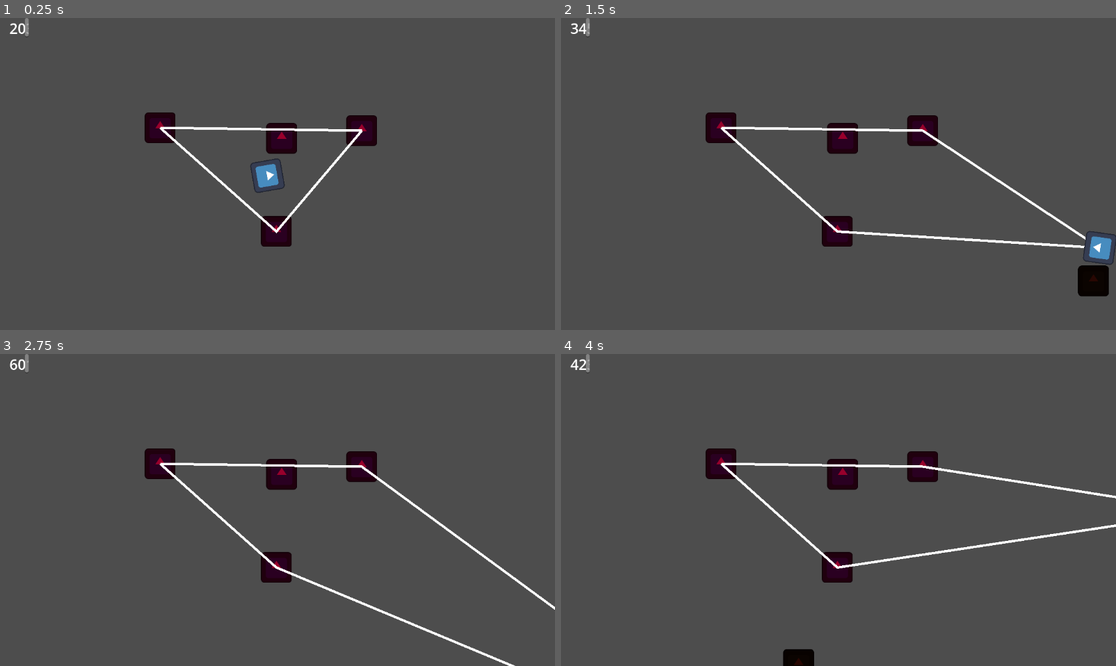
Above: before the commit, frames 1-4 (two rows, left to right).
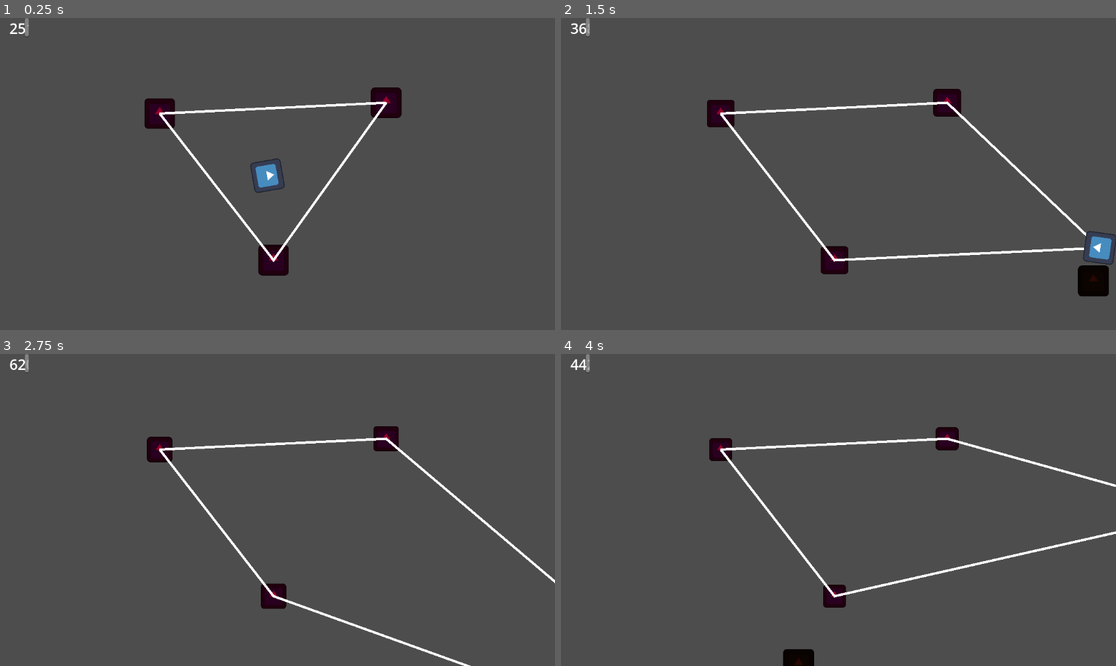
Above: after the commit, the same moments.

Repository: get-shwifty/ld54bis
Game: Godot game, scene res://logic/level/node_2d.tscn
Same seed, same stepped clock (60 frames per second), same inputs: the game is played once before the commit and once after it. The engine's default icon, where the game draws it, is replaced by a stand-in: a white triangle on a blue panel in a dark square.
Inputs (mouse positions are in pixels of both pictures, inside the frame that each line leads up to):
- Up to frame 1 (0.25 s): no input
- Up to frame 2 (1.5 s): tap Enter at 0.5 s; move the mouse to (577, 27) at 0.52 s; hold D (game_right) 0.53-1.28 s; tap Space (game_kick) at 0.6, 1.35 s; move the mouse to (727, 189) at 1.27 s; hold S (game_down) from 1.28 s (still down)
- Up to frame 3 (2.75 s): move the mouse to (333, 441) at 2.02 s; release S (game_down) at 2.03 s; hold D (game_right) from 2.03 s (still down); tap Space (game_kick) at 2.1 s
- Up to frame 4 (4 s): move the mouse to (810, 572) at 2.77 s; release D (game_right) at 2.78 s; hold W (game_up) 2.78-3.53 s; tap Space (game_kick) at 2.85, 3.6 s; move the mouse to (1005, 556) at 3.52 s; hold A (game_left) from 3.53 s (still down)

The runs differ from the first frame. In frame 1, 4.5% of the frame differs, in the area x 3-73%, y 1-83%; in frame 2, 5.3%, in the area x 3-95%, y 1-83%; in frame 3, 5.3%; in frame 4, 5.2%.

Commit message:
post lifetime

Diff:
--- a/logic/game/Post.gd
+++ b/logic/game/Post.gd
@@ -1,17 +1,24 @@
-extends Sprite2D
+extends Node2D
 
-@export var test = false
+@onready var sprt : Sprite2D = $Sprite2D
+@onready var lifetime :Timer = $LifetimeTimer
+
+@export var LIFETIME_DURATION = 15;
 
 var elastic_vector = Vector2.ZERO
 var mobile = false
 
 # Called when the node enters the scene tree for the first time.
 func _ready():
+	lifetime.start();
 	pass # Replace with function body.
 
 
 # Called every frame. 'delta' is the elapsed time since the previous frame.
 func _process(delta):
+	var lifetime_ratio = lifetime.time_left / lifetime.wait_time;
+	sprt.scale = Vector2(lifetime_ratio, lifetime_ratio);
+
 	if mobile and elastic_vector == Vector2.ZERO:
 		queue_free()
 		return
@@ -20,3 +27,9 @@
 		visible = false
 		var dir = elastic_vector.normalized() * 40
 		global_position = Vector2(global_position.x + dir.x, global_position.y + dir.y)
+
+
+
+
+func _on_lifetime_timer_timeout():
+	mobile = true;
--- /dev/null
+++ b/logic/game/post.tscn
@@ -0,0 +1,18 @@
+[gd_scene load_steps=3 format=3 uid="uid://b3idupd13qhq4"]
+
+[ext_resource type="Texture2D" uid="uid://cdnd7g1hoq3cj" path="res://art/icon.svg" id="1_ksklk"]
+[ext_resource type="Script" path="res://logic/game/Post.gd" id="2_pcatx"]
+
+[node name="Post" type="Node2D"]
+modulate = Color(0.596078, 0, 0.172549, 1)
+position = Vector2(132, 128)
+script = ExtResource("2_pcatx")
+
+[node name="LifetimeTimer" type="Timer" parent="."]
+wait_time = 15.0
+one_shot = true
+
+[node name="Sprite2D" type="Sprite2D" parent="."]
+texture = ExtResource("1_ksklk")
+
+[connection signal="timeout" from="LifetimeTimer" to="." method="_on_lifetime_timer_timeout"]
--- a/logic/level/node_2d.tscn
+++ b/logic/level/node_2d.tscn
@@ -1,10 +1,9 @@
-[gd_scene load_steps=8 format=3 uid="uid://b8ic2idqu4av4"]
+[gd_scene load_steps=7 format=3 uid="uid://b8ic2idqu4av4"]
 
 [ext_resource type="Script" path="res://logic/level/level_manager.gd" id="1_6yde8"]
 [ext_resource type="PackedScene" uid="uid://cyfin13myr6y7" path="res://logic/game/character.tscn" id="1_aaugj"]
-[ext_resource type="Texture2D" uid="uid://cdnd7g1hoq3cj" path="res://art/icon.svg" id="2_v2a6i"]
 [ext_resource type="Script" path="res://logic/manager/ElasticManager.gd" id="3_ln5d4"]
-[ext_resource type="Script" path="res://logic/game/Post.gd" id="3_okbo1"]
+[ext_resource type="PackedScene" uid="uid://b3idupd13qhq4" path="res://logic/game/post.tscn" id="3_vc8xg"]
 [ext_resource type="Script" path="res://ui/ElasticSize.gd" id="6_aqe0t"]
 [ext_resource type="PackedScene" uid="uid://bsnw1876o6rqh" path="res://logic/game/enemy_spawner.tscn" id="7_n1ntf"]
 
@@ -21,29 +20,14 @@
 
 [node name="Post" type="Node2D" parent="Elastic"]
 
-[node name="Sprite2D" type="Sprite2D" parent="Elastic/Post"]
-modulate = Color(0.596078, 0, 0.172549, 1)
-position = Vector2(132, 128)
-texture = ExtResource("2_v2a6i")
-script = ExtResource("3_okbo1")
+[node name="Post" parent="Elastic/Post" instance=ExtResource("3_vc8xg")]
+position = Vector2(130, 69)
 
-[node name="Sprite2D2" type="Sprite2D" parent="Elastic/Post"]
-modulate = Color(0.596078, 0, 0.172549, 1)
-position = Vector2(968, 140)
-texture = ExtResource("2_v2a6i")
-script = ExtResource("3_okbo1")
+[node name="Post2" parent="Elastic/Post" instance=ExtResource("3_vc8xg")]
+position = Vector2(602, 678)
 
-[node name="Sprite2D3" type="Sprite2D" parent="Elastic/Post"]
-modulate = Color(0.596078, 0, 0.172549, 1)
-position = Vector2(614, 559)
-texture = ExtResource("2_v2a6i")
-script = ExtResource("3_okbo1")
-
-[node name="Sprite2D4" type="Sprite2D" parent="Elastic/Post"]
-modulate = Color(0.596078, 0, 0.172549, 1)
-position = Vector2(636, 172)
-texture = ExtResource("2_v2a6i")
-script = ExtResource("3_okbo1")
+[node name="Post3" parent="Elastic/Post" instance=ExtResource("3_vc8xg")]
+position = Vector2(1069, 24)
 
 [node name="Line2D" type="Line2D" parent="Elastic"]
 points = PackedVector2Array(0, 0, 0, 0, 0, 0)
